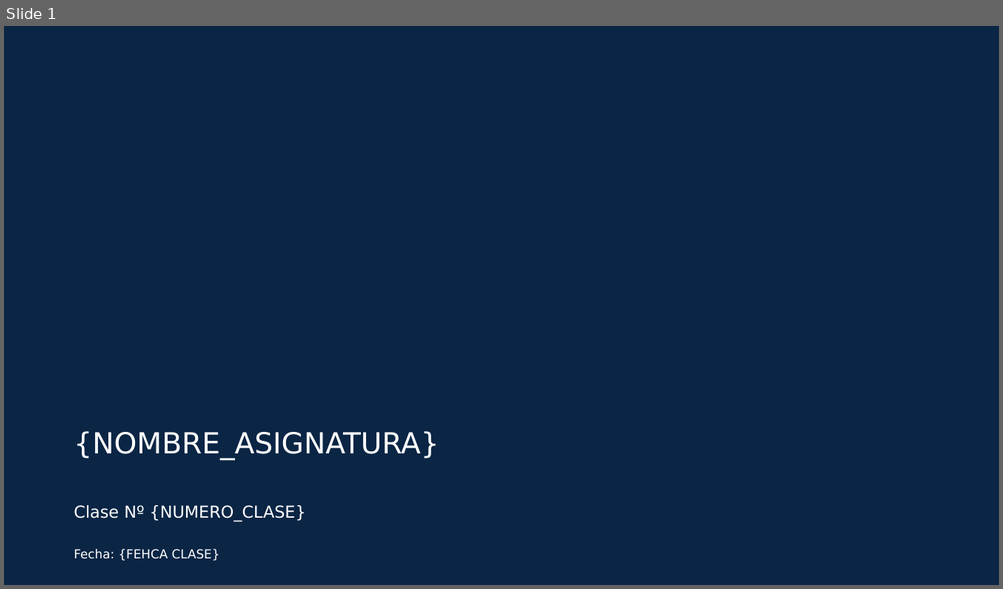
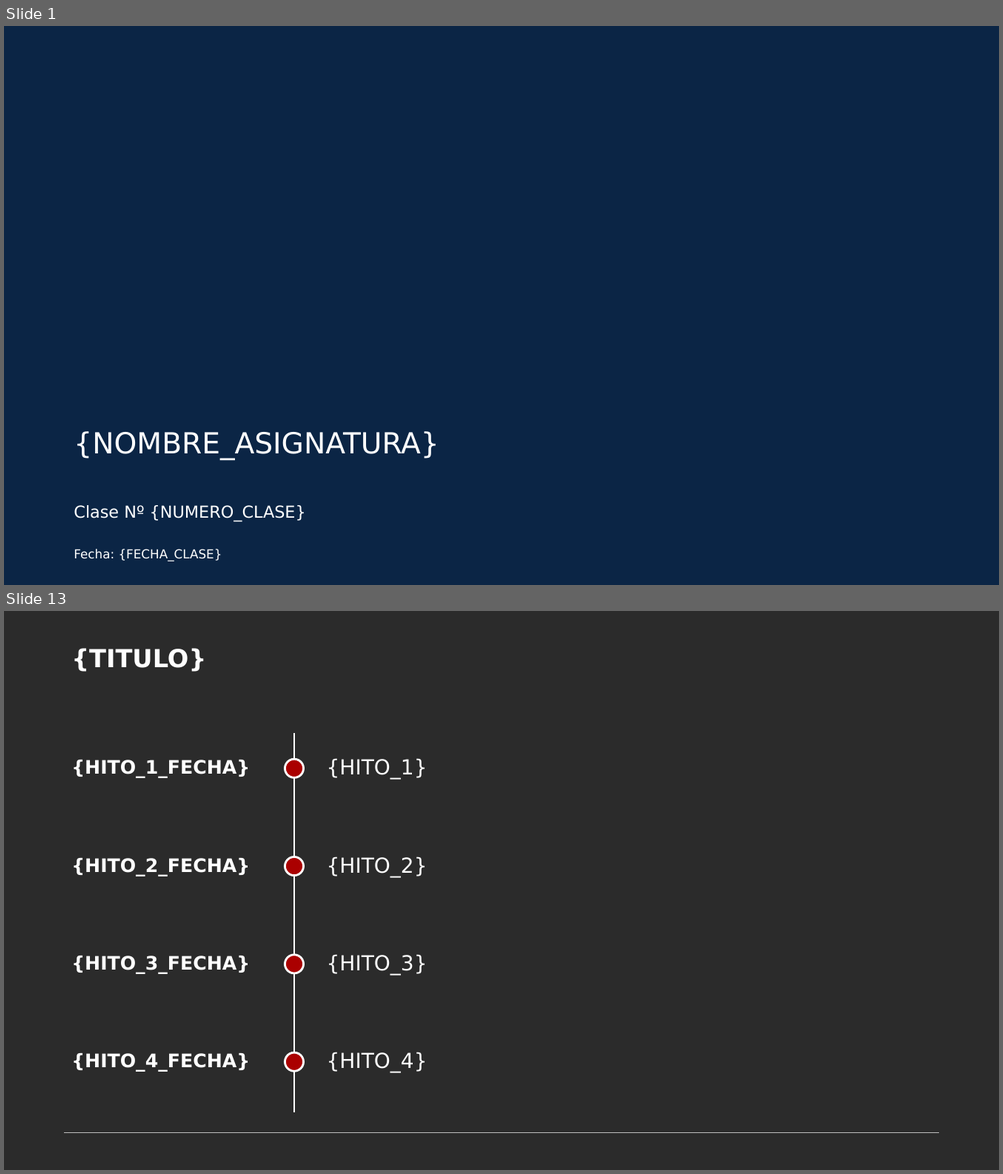
Before and after one commit to andystefano/semestra, a slide deck: resources/plantillas/Clase_Clase.pptx. Shown one above the other, each under a label of ours: slide 1 before the commit, slides 1 and 13 after it; the slides between them are not shown. The pictures are 1003x589 and 1003x1174 pixels, drawn with LibreOffice and Linux fonts; fonts in the diff are those of the drawing; background and template pictures are left out; a plain dark background stands for a picture behind light text. Boxes give left, top, right and bottom in pixels: in the first picture for what was removed or moved away, otherwise in the second. Text is boxed around its words. In the diff, an @@ line names an element or a change of style, - is before the commit and + after.

```diff
--- a/resources/plantillas/Clase_Clase.pptx
+++ b/resources/plantillas/Clase_Clase.pptx
@@ slide 13 added at box(4, 611, 999, 1170), background picture (left out) @@
@@ text added at box(71, 648, 206, 672), 24 pt, text #FFFFFF, bold @@
+{TITULO}
@@ line added from (294, 733) to (294, 1113), #FFFFFF 2 pt @@
@@ text added at box(71, 760, 250, 778), 18 pt, text #FFFFFF, bold @@
+{HITO_1_FECHA}
@@ ellipse added at box(284, 760, 303, 778), fill #AA0000, outline #FFFFFF 2 pt @@
@@ text added at box(327, 758, 427, 780), 20 pt, text #FFFFFF @@
+{HITO_1}
@@ text added at box(71, 858, 250, 877), 18 pt, text #FFFFFF, bold @@
+{HITO_2_FECHA}
@@ ellipse added at box(284, 857, 303, 876), fill #AA0000, outline #FFFFFF 2 pt @@
@@ text added at box(327, 857, 427, 877), 20 pt, text #FFFFFF @@
+{HITO_2}
@@ text added at box(71, 956, 250, 974), 18 pt, text #FFFFFF, bold @@
+{HITO_3_FECHA}
@@ ellipse added at box(284, 955, 303, 974), fill #AA0000, outline #FFFFFF 2 pt @@
@@ text added at box(327, 954, 427, 975), 20 pt, text #FFFFFF @@
+{HITO_3}
@@ text added at box(71, 1054, 250, 1072), 18 pt, text #FFFFFF, bold @@
+{HITO_4_FECHA}
@@ ellipse added at box(284, 1053, 303, 1071), fill #AA0000, outline #FFFFFF 2 pt @@
@@ text added at box(327, 1052, 427, 1073), 20 pt, text #FFFFFF @@
+{HITO_4}
@@ line added from (65, 1133) to (939, 1133), #BFBFBF 0.75 pt @@
@@ slide 1 changed as well @@
@@ text at box(74, 549, 222, 562): text changed @@
-Fecha: {FEHCA CLASE}
+Fecha: {FECHA_CLASE}
```
Also in this commit, not shown: 72 other slides added, 1 slide removed, 9 other files.
